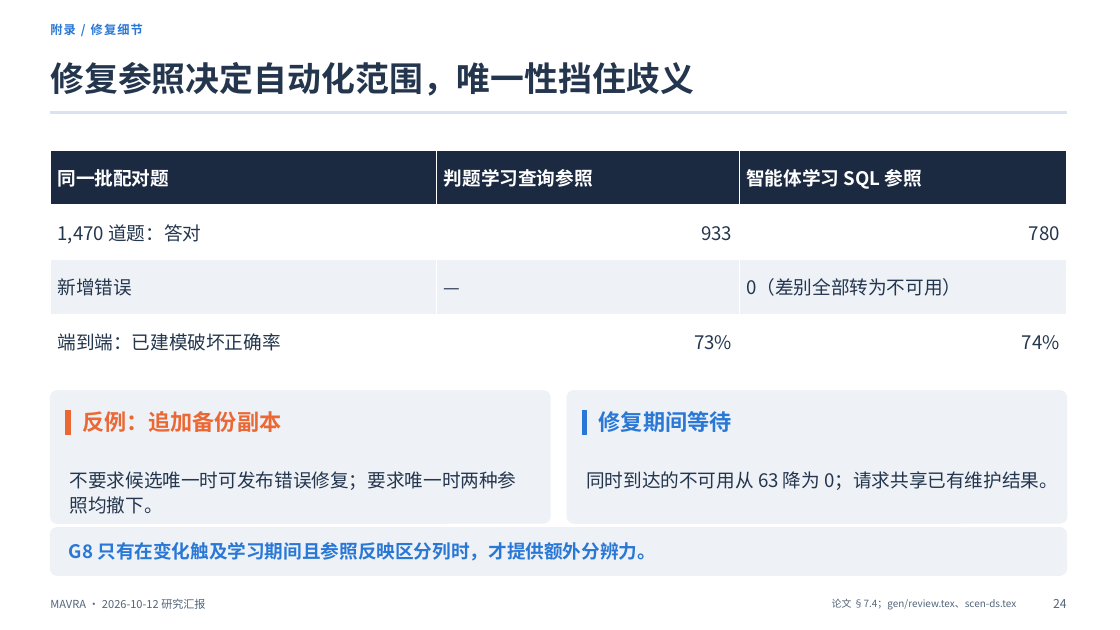
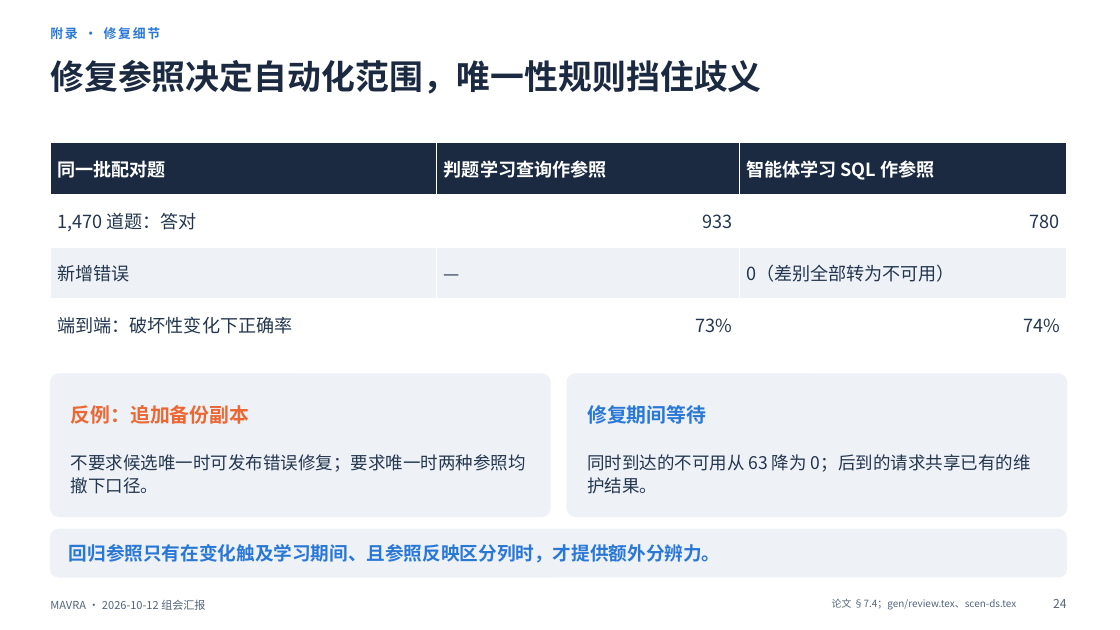
Before and after one commit to mmmttt000045/agent4db-adapter, a slide deck: slide 24 of docs/mavra-report-2026-10-12.pptx. Drawn at 1120x630 pixels with LibreOffice and Linux fonts; fonts in the diff are those of the drawing. Boxes give left, top, right and bottom in pixels: in the first picture for what was removed or moved away, otherwise in the second. Text is boxed around its words. In the diff, an @@ line names an element or a change of style, - is before the commit and + after.

```diff
--- a/docs/mavra-report-2026-10-12.pptx
+++ b/docs/mavra-report-2026-10-12.pptx
@@ text at (50,27,160,39): text changed; size 10.5 to 11 pt @@
-附录 / 修复细节
+附录 · 修复细节
@@ text at (50,60,761,94): text changed; text colour #24364D to #1B2A41 @@
-修复参照决定自动化范围，唯一性挡住歧义
+修复参照决定自动化范围，唯一性规则挡住歧义
@@ rectangle removed at (50,112,1067,114) @@
@@ table at (50,143,1067,338) @@
-row 1, column 2: 判题学习查询参照
+row 1, column 2: 判题学习查询作参照
-row 1, column 3: 智能体学习 SQL 参照
+row 1, column 3: 智能体学习 SQL 作参照
-row 4, column 1: 端到端：已建模破坏正确率
+row 4, column 1: 端到端：破坏性变化下正确率
@@ size 16 to 15.5 pt in "同一批配对题", "1,470 道题：答对", "933", "780" and 5 more places @@
@@ table: place and size @@
-table at (50,150,1067,355)
+table at (50,143,1067,338)
@@ rounded rectangle: place and size @@
-rounded rectangle at (50,391,550,523)
+rounded rectangle at (50,374,550,517)
@@ proportions changed in 3 elements at (50,529,1067,577), (50,374,550,517), (567,374,1067,517) @@
@@ rounded rectangle: place and size @@
-rounded rectangle at (567,391,1067,523)
+rounded rectangle at (567,374,1067,517)
@@ rectangle removed at (66,411,71,434) @@
@@ text "反例：追加备份副本": place and size @@
-text "反例：追加备份副本" at (82,411,281,432)
+text "反例：追加备份副本" at (71,405,250,424)
@@ text "反例：追加备份副本" at (71,405,250,424): size 19 to 17 pt; line spacing 1.1 to 1.12; vertical alignment top to middle @@
@@ rectangle removed at (582,411,587,434) @@
@@ text "修复期间等待" at (587,405,706,424): size 19 to 17 pt; line spacing 1.1 to 1.12; vertical alignment top to middle @@
@@ text "修复期间等待": place and size @@
-text "修复期间等待" at (599,411,732,432)
+text "修复期间等待" at (587,405,706,424)
@@ text at (71,454,526,494): text changed; size 16 to 15 pt @@
-不要求候选唯一时可发布错误修复；要求唯一时两种参照均撤下。
+不要求候选唯一时可发布错误修复；要求唯一时两种参照均撤下口径。
@@ text at (587,454,1031,494): text changed; size 16 to 15 pt @@
-同时到达的不可用从 63 降为 0；请求共享已有维护结果。
+同时到达的不可用从 63 降为 0；后到的请求共享已有的维护结果。
@@ text at (69,544,721,563): text changed @@
-G8 只有在变化触及学习期间且参照反映区分列时，才提供额外分辨力。
+回归参照只有在变化触及学习期间、且参照反映区分列时，才提供额外分辨力。
@@ text at (50,600,205,610): text changed @@
-MAVRA · 2026-10-12 研究汇报
+MAVRA · 2026-10-12 组会汇报
```
Also in this commit, not shown: 15 other slides changed, 11 slides added, 9 slides removed, 5 other files.
